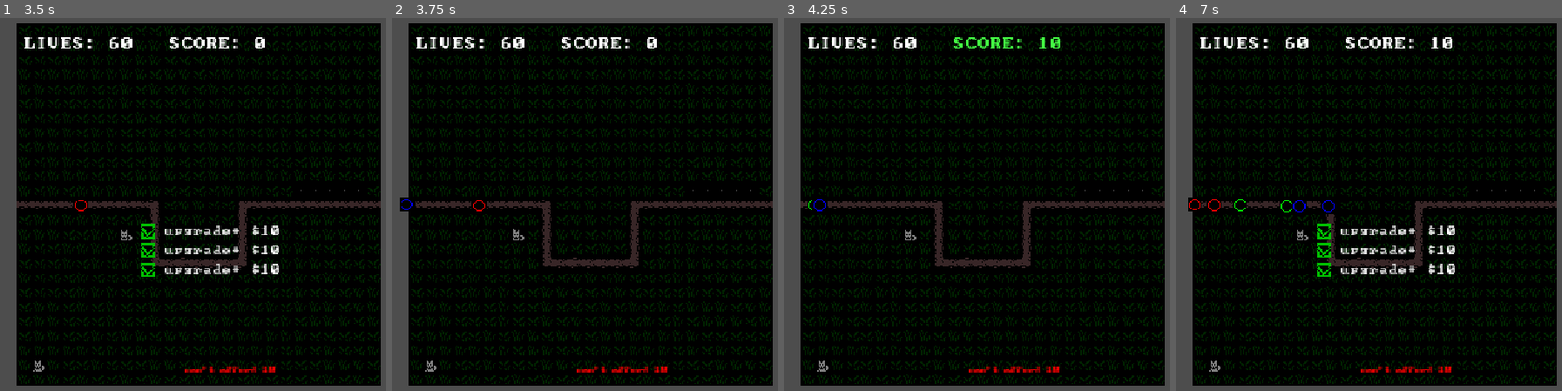
Above: before the commit, frames 1-4 (left to right).
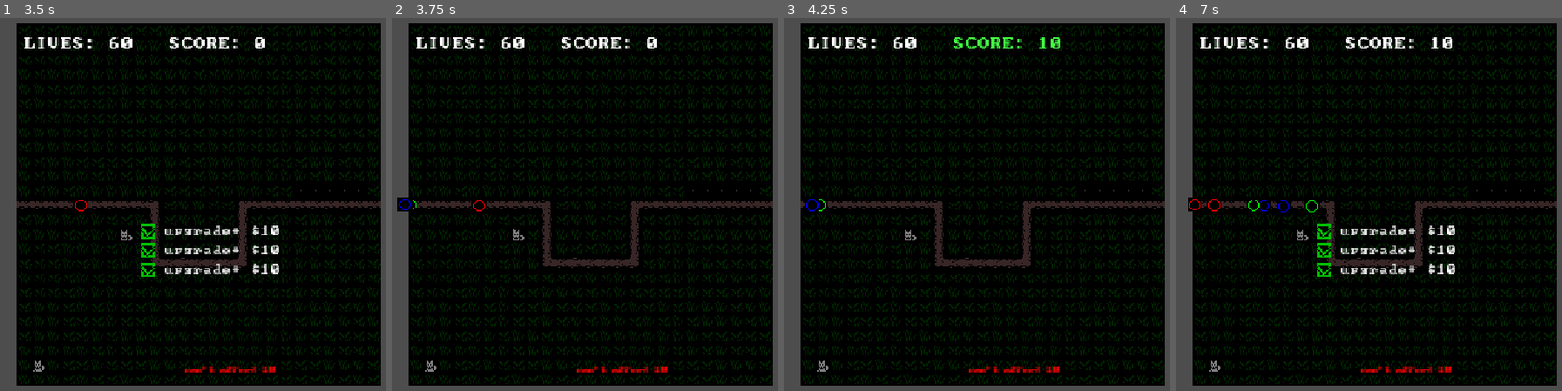
Above: after the commit, the same moments.

Repository: wonderzombie/godot-bubbles-td
Game: Godot game, scene res://scenes/main.tscn
Same seed, same stepped clock (60 frames per second), same inputs: the game is played once before the commit and once after it.
Inputs (mouse positions are in pixels of both pictures, inside the frame that each line leads up to):
- Up to frame 1 (3.5 s): tap Enter at 0.5 s; move the mouse to (351, 185) at 0.52 s; hold 1 (first_balloon) 0.53-1.25 s; click (351, 185) at 0.67 s; click "upgrade+" at 1.25 s; click "upgrade+" at 2 s; click "upgrade+" at 2.75 s
- Up to frame 2 (3.75 s): tap Space (next_round) at 3.5, 3.6 s; move the mouse to (449, 223) at 3.52 s; click (449, 223) at 3.67 s
- Up to frame 3 (4.25 s): no input
- Up to frame 4 (7 s): move the mouse to (1446, 118) at 4.27 s; hold 2 (second_balloon) 4.28-5.03 s; click (1446, 118) at 4.42 s; move the mouse to (1338, 282) at 5.02 s; tap 3 (third_balloon) at 5.1 s; click (1338, 282) at 5.17 s; move the mouse to (outside the picture) at 5.77 s; hold 1 (first_balloon) 5.78-6.53 s; click (outside the picture) at 5.92 s; move the mouse to (outside the picture) at 6.52 s; tap Space (next_round) at 6.6 s; click (outside the picture) at 6.67 s

Frame 1 is identical in both runs. In frame 2, less than 0.1% of the frame differs, in the area x 1-7%, y 48-52%; in frame 3, less than 0.1%; in frame 4, 0.5%, in the area x 14-42%, y 48-53%.

Commit message:
swap speeds for blue and green

Diff:
--- a/resources/blue_bubble.tres
+++ b/resources/blue_bubble.tres
@@ -5,7 +5,7 @@
 [resource]
 script = ExtResource("1_m32bl")
 color = Color(0, 0, 1, 1)
-speed = 35.0
+speed = 24.0
 max_hits = 2
 value = 15
 penalty = 2
--- a/resources/green_bubble.tres
+++ b/resources/green_bubble.tres
@@ -5,7 +5,7 @@
 [resource]
 script = ExtResource("1_e5t5j")
 color = Color(0, 1, 0, 1)
-speed = 24.0
+speed = 30.0
 max_hits = 3
 value = 20
 penalty = 3
